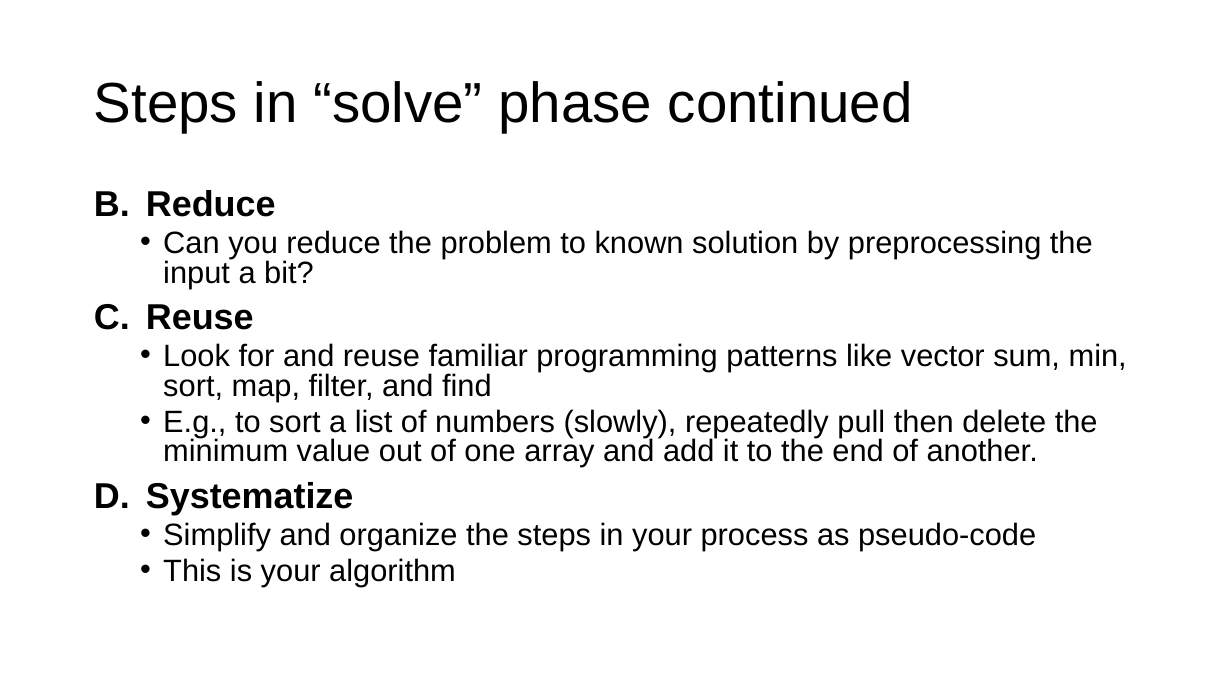
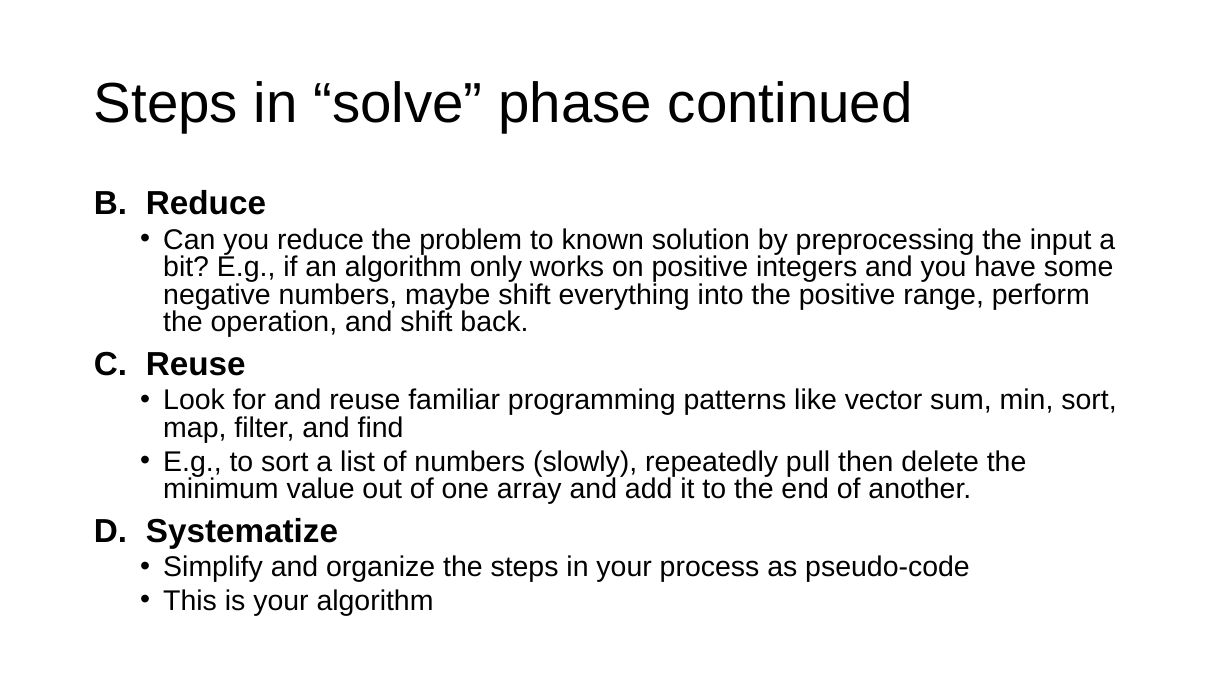
Before and after one commit to parrt/msds501, a slide deck: slide 10 of slides/problem-solving.pptx. Drawn at 1232x693 pixels with LibreOffice and Linux fonts; fonts in the diff are those of the drawing; background and template pictures are left out. Boxes give left, top, right and bottom in pixels: in the first picture for what was removed or moved away, otherwise in the second. Text is boxed around its words. In the diff, an @@ line names an element or a change of style, - is before the commit and + after.

```diff
--- a/slides/problem-solving.pptx
+++ b/slides/problem-solving.pptx
@@ text at [146, 190, 1116, 616]: size 28 to 25.9 pt in "Reduce", "Reuse", "Systematize"; size 24 to 22.2 pt in "Look for and reuse familiar programming patterns ...", "E.g., to sort a list of numbers ...", "Simplify and organize the steps in your ...", "This is your algorithm" @@
@@ text at [163, 228, 1115, 337]: text changed; size 24 to 22.2 pt @@
-  • Can you reduce the problem to known solution by preprocessing the input a bit?
+  • Can you reduce the problem to known solution by preprocessing the input a bit? E.g., if an algorithm only works on positive integers and you have some negative numbers, maybe shift everything into the positive range, perform the operation, and shift back.
```
Also in this commit, not shown: 3 other slides changed, 10 other files.
